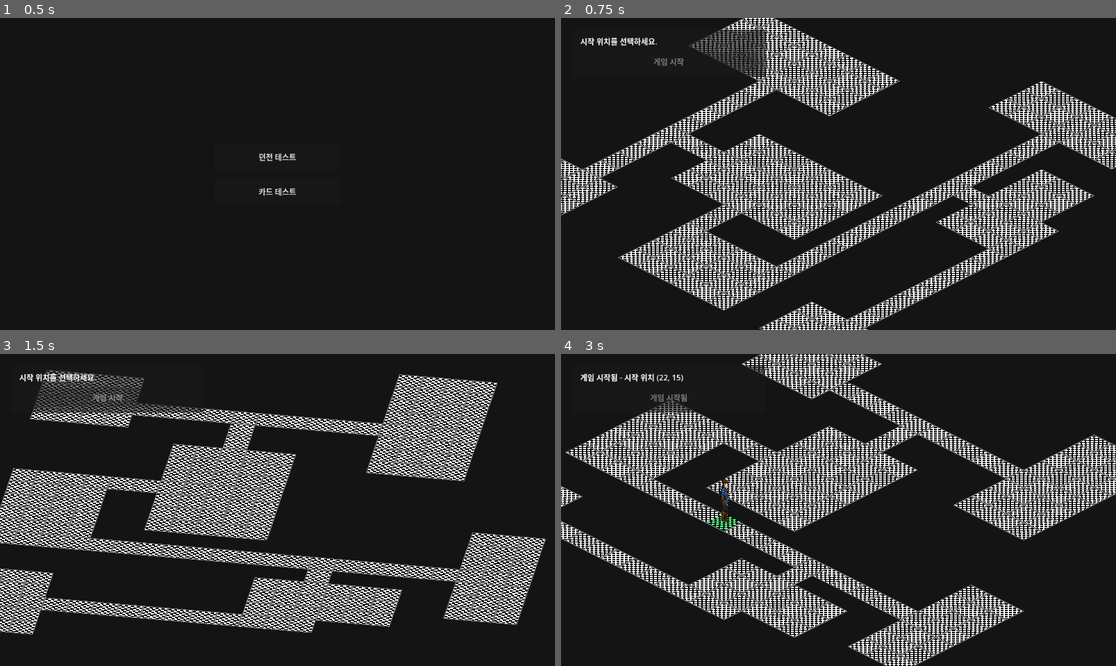
Above: before the commit, frames 1-4 (two rows, left to right).
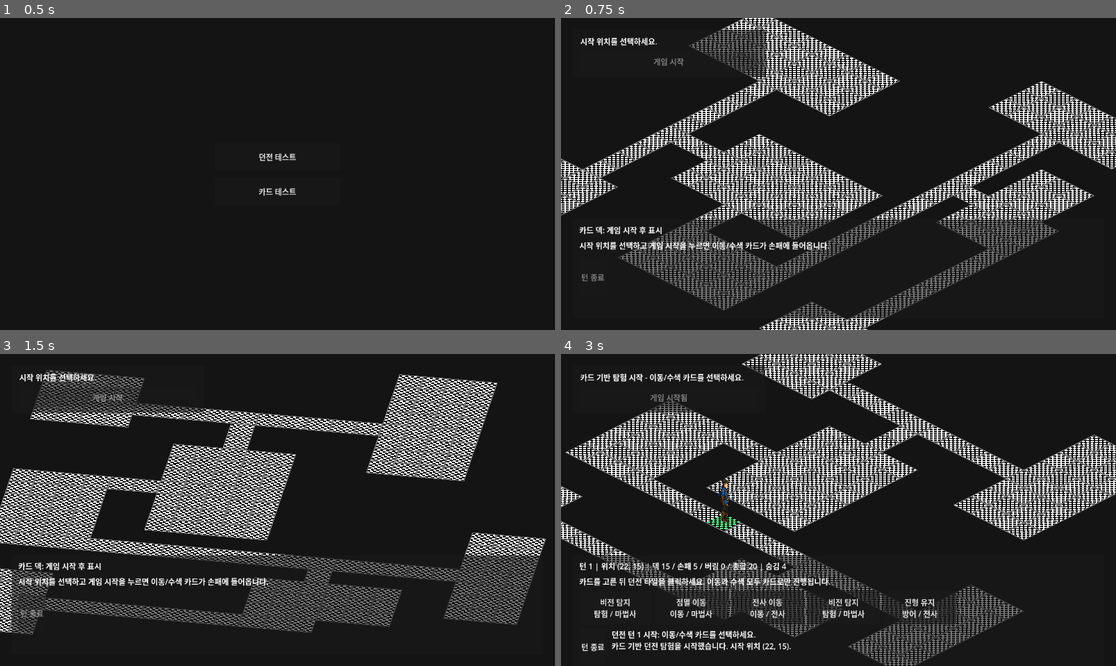
Above: after the commit, the same moments.

Repository: max884954/project_gyul
Game: Godot game, scene res://scenes/debug_menu.tscn
The game is run twice, just before and just after one commit, with the same random seed, the same clock (stepped at 60 frames per second) and the same inputs.
Inputs (mouse positions are in pixels of both pictures, inside the frame that each line leads up to):
- Up to frame 1 (0.5 s): no input
- Up to frame 2 (0.75 s): click "던전 테스트" at 0.5 s
- Up to frame 3 (1.5 s): tap Enter at 1.25 s; move the mouse to (399, 494) at 1.27 s; tap E at 1.35 s; click (399, 494) at 1.42 s
- Up to frame 4 (3 s): drag from (727, 525) to (810, 572) at 2.02 s; click "게임 시작" at 2.75 s

Frame 1 is identical in both runs. In frame 2, 6.3% of the frame differs, in the area x 3-90%, y 64-97%; in frame 3, 7.5%; in frame 4, 8.4%, in the area x 3-84%, y 6-100%.

Commit message:
feat: Phase 0 카드 기반 던전 이동 구현

Diff:
--- /dev/null
+++ b/project/scripts/cards/card_database.gd
@@ -0,0 +1,144 @@
+class_name DungeonCardDatabase
+extends RefCounted
+
+const JOB_WARRIOR := "warrior"
+const JOB_MAGE := "mage"
+const JOB_ROGUE := "rogue"
+const JOB_CLERIC := "cleric"
+
+const TYPE_MOVE := "이동"
+const TYPE_EXPLORE := "탐험"
+const TYPE_ATTACK := "공격"
+const TYPE_DEFENSE := "방어"
+const TYPE_SKILL := "스킬"
+const TYPE_HEAL := "치유"
+
+const TARGET_MOVE_CELL := "move_cell"
+const TARGET_SEARCH_CELL := "search_cell"
+const TARGET_SELF := "self"
+const TARGET_ENEMY := "enemy"
+const TARGET_ALLY := "ally"
+
+const PHASE0_CARDS := [
+	{
+		"id": "warrior_move",
+		"name": "전사 이동",
+		"job": JOB_WARRIOR,
+		"type": TYPE_MOVE,
+		"effect": "move_party",
+		"target_mode": TARGET_MOVE_CELL,
+		"range": 3,
+		"count": 4,
+		"description": "파티를 던전 격자에서 3칸 이동합니다."
+	},
+	{
+		"id": "warrior_guarded_step",
+		"name": "방패 전진",
+		"job": JOB_WARRIOR,
+		"type": TYPE_MOVE,
+		"effect": "move_party",
+		"target_mode": TARGET_MOVE_CELL,
+		"range": 2,
+		"block": 4,
+		"count": 2,
+		"description": "파티를 2칸 이동하고 다음 위험에 대비합니다."
+	},
+	{
+		"id": "warrior_hold_line",
+		"name": "진형 유지",
+		"job": JOB_WARRIOR,
+		"type": TYPE_DEFENSE,
+		"effect": "block",
+		"target_mode": TARGET_SELF,
+		"block": 6,
+		"count": 2,
+		"description": "현재 위치를 유지하고 방어 태세를 갖춥니다."
+	},
+	{
+		"id": "warrior_scout_corridor",
+		"name": "통로 경계",
+		"job": JOB_WARRIOR,
+		"type": TYPE_EXPLORE,
+		"effect": "search",
+		"target_mode": TARGET_SEARCH_CELL,
+		"range": 2,
+		"search_radius": 1,
+		"count": 2,
+		"description": "가까운 통로의 매복과 함정 징후를 확인합니다."
+	},
+	{
+		"id": "mage_blink",
+		"name": "점멸 이동",
+		"job": JOB_MAGE,
+		"type": TYPE_MOVE,
+		"effect": "move_party",
+		"target_mode": TARGET_MOVE_CELL,
+		"range": 4,
+		"count": 3,
+		"description": "마법으로 파티를 4칸까지 이동시킵니다."
+	},
+	{
+		"id": "mage_arcane_sight",
+		"name": "비전 탐지",
+		"job": JOB_MAGE,
+		"type": TYPE_EXPLORE,
+		"effect": "search",
+		"target_mode": TARGET_SEARCH_CELL,
+		"range": 5,
+		"search_radius": 2,
+		"count": 4,
+		"description": "넓은 범위의 숨겨진 보상, 함정, 우회로를 드러냅니다."
+	},
+	{
+		"id": "mage_barrier",
+		"name": "마력 장벽",
+		"job": JOB_MAGE,
+		"type": TYPE_DEFENSE,
+		"effect": "shield",
+		"target_mode": TARGET_SELF,
+		"shield": 8,
+		"count": 2,
+		"description": "던전 위험에 대비해 보호막을 준비합니다."
+	},
+	{
+		"id": "mage_probe",
+		"name": "마력 탐침",
+		"job": JOB_MAGE,
+		"type": TYPE_EXPLORE,
+		"effect": "search",
+		"target_mode": TARGET_SEARCH_CELL,
+		"range": 4,
+		"search_radius": 1,
+		"count": 1,
+		"description": "멀리 있는 의심 지점을 정밀 탐색합니다."
+	},
+]
+
+
+static func build_phase0_deck() -> Array[Dictionary]:
+	return _expand_specs(PHASE0_CARDS)
+
+
+static func _expand_specs(specs: Array) -> Array[Dictionary]:
+	var deck: Array[Dictionary] = []
+	for spec in specs:
+		var count := int(spec.get("count", 1))
+		for copy_index in range(count):
+			var card := (spec as Dictionary).duplicate(true)
+			card["instance_id"] = "%s_%02d" % [String(card["id"]), copy_index + 1]
+			deck.append(card)
+	return deck
+
+
+static func get_job_label(job: String) -> String:
+	match job:
+		JOB_WARRIOR:
+			return "전사"
+		JOB_MAGE:
+			return "마법사"
+		JOB_ROGUE:
+			return "도적"
+		JOB_CLERIC:
+			return "성직자"
+		_:
+			return job
--- /dev/null
+++ b/project/scripts/cards/deck_runtime.gd
@@ -0,0 +1,86 @@
+class_name DungeonDeckRuntime
+extends RefCounted
+
+var draw_pile: Array[Dictionary] = []
+var hand: Array[Dictionary] = []
+var discard_pile: Array[Dictionary] = []
+var event_log: Array[String] = []
+
+var _rng := RandomNumberGenerator.new()
+
+
+func setup(cards: Array[Dictionary], seed: int) -> void:
+	draw_pile = cards.duplicate(true)
+	hand.clear()
+	discard_pile.clear()
+	event_log.clear()
+	_rng.seed = seed
+	_shuffle(draw_pile)
+	event_log.append("고정 시드 %d로 던전 카드 덱 %d장을 섞었습니다." % [seed, draw_pile.size()])
+
+
+func draw_cards(count: int) -> int:
+	var drawn := 0
+	for _i in range(count):
+		if draw_pile.is_empty():
+			if discard_pile.is_empty():
+				break
+			_recycle_discard_into_draw()
+
+		if draw_pile.is_empty():
+			break
+
+		hand.append(draw_pile.pop_back())
+		drawn += 1
+
+	event_log.append("드로우 %d장. 덱 %d / 손패 %d / 버림 %d" % [
+		drawn,
+		draw_pile.size(),
+		hand.size(),
+		discard_pile.size(),
+	])
+	return drawn
+
+
+func play_card_at(hand_index: int) -> Dictionary:
+	if hand_index < 0 or hand_index >= hand.size():
+		return {}
+
+	var card := hand[hand_index]
+	hand.remove_at(hand_index)
+	discard_pile.append(card)
+	return card
+
+
+func get_total_count() -> int:
+	return draw_pile.size() + hand.size() + discard_pile.size()
+
+
+func get_counts_text() -> String:
+	return "덱 %d / 손패 %d / 버림 %d / 총합 %d" % [
+		draw_pile.size(),
+		hand.size(),
+		discard_pile.size(),
+		get_total_count(),
+	]
+
+
+func append_log(message: String) -> void:
+	event_log.append(message)
+	if event_log.size() > 80:
+		event_log.remove_at(0)
+
+
+func _recycle_discard_into_draw() -> void:
+	draw_pile = discard_pile.duplicate(true)
+	discard_pile.clear()
+	_shuffle(draw_pile)
+	event_log.append("덱이 비어 버림 더미를 섞어 새 덱으로 만들었습니다.")
+
+
+func _shuffle(cards: Array[Dictionary]) -> void:
+	for i in range(cards.size() - 1, 0, -1):
+		var swap_index := _rng.randi_range(0, i)
+		var temp := cards[i]
+		cards[i] = cards[swap_index]
+		cards[swap_index] = temp
--- /dev/null
+++ b/project/scripts/dungeon/card_dungeon_state.gd
@@ -0,0 +1,183 @@
+class_name CardDungeonState
+extends RefCounted
+
+const DungeonCardDatabase := preload("res://scripts/cards/card_database.gd")
+const DungeonDeckRuntime := preload("res://scripts/cards/deck_runtime.gd")
+
+const DRAW_PER_TURN := 5
+const INVALID_CELL := Vector2i(-9999, -9999)
+
+var deck := DungeonDeckRuntime.new()
+var floor_cells: Dictionary = {}
+var party_cell := INVALID_CELL
+var turn_number := 0
+var block := 0
+var shield := 0
+var hidden_points: Dictionary = {}
+var revealed_points: Dictionary = {}
+var event_log: Array[String] = []
+
+var _rng := RandomNumberGenerator.new()
+var _seed := 1205
+
+
+func setup(cells: Array[Vector2i], start_cell: Vector2i, seed: int = 1205) -> void:
+	_seed = seed
+	_rng.seed = seed
+	floor_cells.clear()
+	hidden_points.clear()
+	revealed_points.clear()
+	event_log.clear()
+	party_cell = start_cell
+	turn_number = 0
+	block = 0
+	shield = 0
+
+	for cell in cells:
+		floor_cells[cell] = true
+
+	if not floor_cells.has(party_cell):
+		party_cell = _first_floor_cell()
+
+	_build_hidden_points()
+	deck.setup(DungeonCardDatabase.build_phase0_deck(), seed)
+	start_turn()
+	_log("카드 기반 던전 탐험을 시작했습니다. 시작 위치 (%d, %d)." % [party_cell.x, party_cell.y])
+
+
+func start_turn() -> void:
+	turn_number += 1
+	block = 0
+	deck.draw_cards(DRAW_PER_TURN)
+	_log("던전 턴 %d 시작: 이동/수색 카드를 선택하세요." % turn_number)
+
+
+func end_turn() -> void:
+	_log("턴 종료: 던전 위험을 정리하고 다음 손패를 준비합니다.")
+	start_turn()
+
+
+func use_card(hand_index: int, target_cell: Vector2i) -> bool:
+	if hand_index < 0 or hand_index >= deck.hand.size():
+		_log("카드 사용 실패: 손패 인덱스가 올바르지 않습니다.")
+		return false
+
+	var card := deck.hand[hand_index]
+	if not is_valid_target(card, target_cell):
+		_log("%s 사용 실패: 대상 칸이 유효하지 않습니다." % String(card.get("name", "카드")))
+		return false
+
+	card = deck.play_card_at(hand_index)
+	match String(card["effect"]):
+		"move_party":
+			_move_party(card, target_cell)
+		"search":
+			_search_area(card, target_cell)
+		"block":
+			block += int(card.get("block", 0))
+			_log("%s: 현재 위치를 지키며 방어 +%d." % [card["name"], int(card.get("block", 0))])
+		"shield":
+			shield += int(card.get("shield", 0))
+			_log("%s: 던전 위험 대비 보호막 +%d." % [card["name"], int(card.get("shield", 0))])
+		_:
+			_log("%s: 아직 Phase 0에서 처리하지 않는 카드입니다." % String(card.get("name", "카드")))
+	return true
+
+
+func is_valid_target(card: Dictionary, target_cell: Vector2i) -> bool:
+	var target_mode := String(card.get("target_mode", ""))
+	match target_mode:
+		DungeonCardDatabase.TARGET_SELF:
+			return true
+		DungeonCardDatabase.TARGET_MOVE_CELL:
+			return floor_cells.has(target_cell) and _distance(party_cell, target_cell) <= int(card.get("range", 0))
+		DungeonCardDatabase.TARGET_SEARCH_CELL:
+			return floor_cells.has(target_cell) and _distance(party_cell, target_cell) <= int(card.get("range", 0))
+		_:
+			return false
+
+
+func get_revealed_cells() -> Array[Vector2i]:
+	var result: Array[Vector2i] = []
+	for cell in revealed_points.keys():
+		result.append(cell)
+	return result
+
+
+func get_hidden_count() -> int:
+	return hidden_points.size() - revealed_points.size()
+
+
+func get_summary_text() -> String:
+	return "턴 %d | 위치 (%d, %d) | %s | 숨김 %d" % [
+		turn_number,
+		party_cell.x,
+		party_cell.y,
+		deck.get_counts_text(),
+		get_hidden_count(),
+	]
+
+
+func _move_party(card: Dictionary, target_cell: Vector2i) -> void:
+	var before := party_cell
+	party_cell = target_cell
+	block += int(card.get("block", 0))
+	_log("%s: (%d, %d)에서 (%d, %d)로 이동." % [
+		card["name"],
+		before.x,
+		before.y,
+		target_cell.x,
+		target_cell.y,
+	])
+	if int(card.get("block", 0)) > 0:
+		_log("%s: 이동 후 방어 +%d." % [card["name"], int(card["block"])])
+
+
+func _search_area(card: Dictionary, target_cell: Vector2i) -> void:
+	var radius := int(card.get("search_radius", 1))
+	var found: Array[String] = []
+	for cell in hidden_points.keys():
+		if revealed_points.has(cell):
+			continue
+		if _distance(target_cell, cell) <= radius:
+			revealed_points[cell] = hidden_points[cell]
+			found.append("%s (%d, %d)" % [String(hidden_points[cell]), cell.x, cell.y])
+
+	if found.is_empty():
+		_log("%s: 새로운 단서를 찾지 못했습니다." % card["name"])
+	else:
+		_log("%s: %s 발견." % [card["name"], ", ".join(found)])
+
+
+func _build_hidden_points() -> void:
+	var cells: Array[Vector2i] = []
+	for cell in floor_cells.keys():
+		if cell != party_cell:
+			cells.append(cell)
+	cells.sort_custom(func(a: Vector2i, b: Vector2i) -> bool:
+		return a.x < b.x if a.x != b.x else a.y < b.y
+	)
+	var labels := ["숨겨진 보상", "함정 징후", "우회로", "매복 정보"]
+	var step := maxi(1, cells.size() / labels.size())
+	for i in range(labels.size()):
+		if cells.is_empty():
+			return
+		var index := mini(cells.size() - 1, i * step)
+		hidden_points[cells[index]] = labels[i]
+
+
+func _first_floor_cell() -> Vector2i:
+	for cell in floor_cells.keys():
+		return cell
+	return Vector2i.ZERO
+
+
+func _distance(a: Vector2i, b: Vector2i) -> int:
+	return absi(a.x - b.x) + absi(a.y - b.y)
+
+
+func _log(message: String) -> void:
+	event_log.append(message)
+	deck.append_log(message)
+	if event_log.size() > 80:
+		event_log.remove_at(0)
--- a/project/scripts/dungeon_grid_view.gd
+++ b/project/scripts/dungeon_grid_view.gd
@@ -1,5 +1,8 @@
 @tool
 extends Node3D
+
+const CardDungeonState := preload("res://scripts/dungeon/card_dungeon_state.gd")
+const DungeonCardDatabase := preload("res://scripts/cards/card_database.gd")
 
 const MAP_SIZE := Vector2i(34, 26)
 const ROOM_COUNT := 7
@@ -58,10 +61,18 @@
 var _floor_material: StandardMaterial3D
 var _focus_material: StandardMaterial3D
 var _start_material: StandardMaterial3D
+var _revealed_material: StandardMaterial3D
 var _border_material: StandardMaterial3D
 var _character_material: StandardMaterial3D
 var _character_texture: Texture2D
 var _character_node: MeshInstance3D
+var _card_state := CardDungeonState.new()
+var _selected_hand_index := -1
+var _deck_label: Label
+var _card_help_label: Label
+var _hand_container: HBoxContainer
+var _end_turn_button: Button
+var _log_view: RichTextLabel
 
 
 func _ready() -> void:
@@ -83,6 +94,7 @@
 		_start_button.pressed.connect(_start_game)
 
 	_update_status("시작 위치를 선택하세요.")
+	_build_card_ui()
 
 
 func _setup_camera() -> void:
@@ -112,7 +124,11 @@
 
 func _handle_mouse_button(event: InputEventMouseButton) -> void:
 	if event.button_index == MOUSE_BUTTON_LEFT and event.pressed:
-		_select_start_cell(_get_mouse_grid_cell())
+		var cell := _get_mouse_grid_cell()
+		if _game_started:
+			_use_selected_card_on_cell(cell)
+		else:
+			_select_start_cell(cell)
 	elif event.button_index == MOUSE_BUTTON_MIDDLE:
 		_is_zoom_dragging = event.pressed
 	elif event.pressed and event.button_index == MOUSE_BUTTON_WHEEL_UP:
@@ -345,10 +361,13 @@
 		return
 
 	_game_started = true
+	_selected_hand_index = -1
+	_card_state.setup(_get_floor_cells_array(), _selected_start_cell, 1205)
 	if _start_button != null:
 		_start_button.disabled = true
 		_start_button.text = "게임 시작됨"
-	_update_status("게임 시작됨 - 시작 위치 (%d, %d)" % [_selected_start_cell.x, _selected_start_cell.y])
+	_update_status("카드 기반 탐험 시작 - 이동/수색 카드를 선택하세요.")
+	_refresh_card_ui()
 
 
 func _place_character(cell: Vector2i) -> void:
@@ -423,6 +442,19 @@
 	_start_material.albedo_color = Color(0.35, 1.0, 0.55, 1.0)
 	_start_material.albedo_texture = _load_floor_texture()
 	return _start_material
+
+
+func _get_revealed_material() -> StandardMaterial3D:
+	if _revealed_material != null:
+		return _revealed_material
+
+	_revealed_material = StandardMaterial3D.new()
+	_revealed_material.shading_mode = BaseMaterial3D.SHADING_MODE_UNSHADED
+	_revealed_material.cull_mode = BaseMaterial3D.CULL_DISABLED
+	_revealed_material.texture_filter = BaseMaterial3D.TEXTURE_FILTER_NEAREST
+	_revealed_material.albedo_color = Color(0.35, 0.62, 1.0, 1.0)
+	_revealed_material.albedo_texture = _load_floor_texture()
+	return _revealed_material
 
 
 func _get_border_material() -> StandardMaterial3D:
@@ -533,10 +565,163 @@
 	elif focused:
 		tile.material_override = _get_focus_material()
 		tile.position = _get_tile_position(cell) + Vector3.UP * 0.04
+	elif _game_started and _card_state.revealed_points.has(cell):
+		tile.material_override = _get_revealed_material()
+		tile.position = _get_tile_position(cell) + Vector3.UP * 0.02
 	else:
 		tile.material_override = _get_floor_material()
 		tile.position = _get_tile_position(cell)
 	tile.scale = Vector3.ONE
+
+
+func _build_card_ui() -> void:
+	var canvas := get_node_or_null("CanvasLayer") as CanvasLayer
+	if canvas == null or Engine.is_editor_hint():
+		return
+
+	var panel := PanelContainer.new()
+	panel.name = "CardPanel"
+	panel.anchor_left = 0.0
+	panel.anchor_top = 1.0
+	panel.anchor_right = 1.0
+	panel.anchor_bottom = 1.0
+	panel.offset_left = 24.0
+	panel.offset_top = -230.0
+	panel.offset_right = -24.0
+	panel.offset_bottom = -24.0
+	canvas.add_child(panel)
+
+	var margin := MarginContainer.new()
+	margin.add_theme_constant_override("margin_left", 14)
+	margin.add_theme_constant_override("margin_top", 10)
+	margin.add_theme_constant_override("margin_right", 14)
+	margin.add_theme_constant_override("margin_bottom", 10)
+	panel.add_child(margin)
+
+	var root := VBoxContainer.new()
+	root.add_theme_constant_override("separation", 8)
+	margin.add_child(root)
+
+	_deck_label = Label.new()
+	root.add_child(_deck_label)
+
+	_card_help_label = Label.new()
+	_card_help_label.autowrap_mode = TextServer.AUTOWRAP_WORD_SMART
+	root.add_child(_card_help_label)
+
+	_hand_container = HBoxContainer.new()
+	_hand_container.add_theme_constant_override("separation", 8)
+	root.add_child(_hand_container)
+
+	var bottom := HBoxContainer.new()
+	bottom.add_theme_constant_override("separation", 10)
+	root.add_child(bottom)
+
+	_end_turn_button = Button.new()
+	_end_turn_button.text = "턴 종료"
+	_end_turn_button.disabled = true
+	_end_turn_button.pressed.connect(_on_end_turn_pressed)
+	bottom.add_child(_end_turn_button)
+
+	_log_view = RichTextLabel.new()
+	_log_view.custom_minimum_size = Vector2(520.0, 76.0)
+	_log_view.size_flags_horizontal = Control.SIZE_EXPAND_FILL
+	_log_view.scroll_following = true
+	bottom.add_child(_log_view)
+	_refresh_card_ui()
+
+
+func _refresh_card_ui() -> void:
+	if _deck_label == null or _hand_container == null:
+		return
+
+	for child in _hand_container.get_children():
+		child.queue_free()
+
+	if not _game_started:
+		_deck_label.text = "카드 덱: 게임 시작 후 표시"
+		_card_help_label.text = "시작 위치를 선택하고 게임 시작을 누르면 이동/수색 카드가 손패에 들어옵니다."
+		if _end_turn_button != null:
+			_end_turn_button.disabled = true
+		return
+
+	_deck_label.text = _card_state.get_summary_text()
+	_card_help_label.text = "카드를 고른 뒤 던전 타일을 클릭하세요. 이동과 수색 모두 카드로만 진행됩니다."
+	if _selected_hand_index >= 0 and _selected_hand_index < _card_state.deck.hand.size():
+		var selected_card := _card_state.deck.hand[_selected_hand_index]
+		_card_help_label.text = "%s 대상 선택 중: %s" % [selected_card["name"], selected_card["description"]]
+
+	for i in range(_card_state.deck.hand.size()):
+		var card := _card_state.deck.hand[i]
+		var button := Button.new()
+		button.custom_minimum_size = Vector2(150.0, 70.0)
+		button.text = "%s\n%s / %s" % [
+			String(card["name"]),
+			String(card["type"]),
+			DungeonCardDatabase.get_job_label(String(card["job"])),
+		]
+		button.tooltip_text = String(card["description"])
+		button.disabled = i == _selected_hand_index
+		button.pressed.connect(_on_card_button_pressed.bind(i))
+		_hand_container.add_child(button)
+
+	if _end_turn_button != null:
+		_end_turn_button.disabled = false
+	if _log_view != null:
+		_log_view.text = "\n".join(_card_state.event_log.slice(maxi(0, _card_state.event_log.size() - 5), _card_state.event_log.size()))
+
+
+func _on_card_button_pressed(hand_index: int) -> void:
+	if not _game_started or hand_index < 0 or hand_index >= _card_state.deck.hand.size():
+		return
+
+	var card := _card_state.deck.hand[hand_index]
+	if String(card.get("target_mode", "")) == DungeonCardDatabase.TARGET_SELF:
+		_card_state.use_card(hand_index, _card_state.party_cell)
+		_selected_hand_index = -1
+	else:
+		_selected_hand_index = hand_index
+	_refresh_card_ui()
+
+
+func _use_selected_card_on_cell(cell: Vector2i) -> void:
+	if _selected_hand_index < 0:
+		_update_status("먼저 이동 또는 수색 카드를 선택하세요.")
+		return
+	if cell == INVALID_CELL:
+		_update_status("카드 대상이 될 던전 타일을 선택하세요.")
+		return
+
+	var did_play := _card_state.use_card(_selected_hand_index, cell)
+	if did_play:
+		_selected_hand_index = -1
+		_selected_start_cell = _card_state.party_cell
+		_place_character(_card_state.party_cell)
+		_refresh_revealed_tiles()
+	_update_status(_card_state.get_summary_text())
+	_refresh_card_ui()
+
+
+func _on_end_turn_pressed() -> void:
+	if not _game_started:
+		return
+
+	_selected_hand_index = -1
+	_card_state.end_turn()
+	_update_status(_card_state.get_summary_text())
+	_refresh_card_ui()
+
+
+func _refresh_revealed_tiles() -> void:
+	for cell in _card_state.get_revealed_cells():
+		_set_tile_focused(cell, cell == _hovered_cell)
+
+
+func _get_floor_cells_array() -> Array[Vector2i]:
+	var result: Array[Vector2i] = []
+	for cell in _floor_cells.keys():
+		result.append(cell)
+	return result
 
 
 func _get_tile_position(cell: Vector2i) -> Vector3:
--- /dev/null
+++ b/project/scripts/tests/phase0_card_dungeon_smoke_test.gd
@@ -0,0 +1,108 @@
+extends SceneTree
+
+const DungeonCardDatabase := preload("res://scripts/cards/card_database.gd")
+const CardDungeonState := preload("res://scripts/dungeon/card_dungeon_state.gd")
+
+const DUNGEON_SCENE := "res://scenes/dungeon_grid_view.tscn"
+
+var _failures: Array[String] = []
+
+
+func _initialize() -> void:
+	call_deferred("_run")
+
+
+func _run() -> void:
+	_test_phase0_deck()
+	_test_card_based_movement_and_search()
+	await _test_scene_loads()
+
+	if _failures.is_empty():
+		print("Phase 0 card dungeon smoke test passed.")
+		quit(0)
+	else:
+		for failure in _failures:
+			push_error(failure)
+		quit(1)
+
+
+func _test_phase0_deck() -> void:
+	var deck := DungeonCardDatabase.build_phase0_deck()
+	_expect(deck.size() == 20, "Phase 0 deck should contain 20 cards.")
+	_expect(_count_type(deck, DungeonCardDatabase.TYPE_MOVE) >= 9, "Phase 0 deck should prioritize movement cards.")
+	_expect(_count_type(deck, DungeonCardDatabase.TYPE_EXPLORE) >= 7, "Phase 0 deck should include search cards.")
+
+
+func _test_card_based_movement_and_search() -> void:
+	var state := CardDungeonState.new()
+	state.setup(_make_test_cells(), Vector2i(0, 0), 1205)
+	_expect(state.deck.hand.size() == 5, "Dungeon turn should draw 5 cards.")
+	_expect(state.deck.get_total_count() == 20, "Deck, hand, and discard should conserve card count.")
+
+	var move_card := _find_card("warrior_move")
+	state.deck.hand.append(move_card)
+	var move_index := state.deck.hand.size() - 1
+	_expect(state.use_card(move_index, Vector2i(2, 0)), "Movement card should be playable on a reachable dungeon tile.")
+	_expect(state.party_cell == Vector2i(2, 0), "Movement card should update dungeon party coordinates.")
+	_expect(state.deck.discard_pile.back()["id"] == "warrior_move", "Used movement card should move to discard pile.")
+
+	var first_hidden := _first_hidden_cell(state)
+	var search_card := _find_card("mage_arcane_sight")
+	state.deck.hand.append(search_card)
+	var search_index := state.deck.hand.size() - 1
+	_expect(state.use_card(search_index, first_hidden), "Search card should be playable on a reachable search target.")
+	_expect(state.revealed_points.has(first_hidden), "Search card should reveal hidden dungeon information.")
+
+	state.deck.draw_pile.clear()
+	state.deck.discard_pile = [move_card.duplicate(true), search_card.duplicate(true)]
+	var hand_before := state.deck.hand.size()
+	var drawn := state.deck.draw_cards(2)
+	_expect(drawn == 2, "Deck should recycle discard pile when draw pile is empty.")
+	_expect(state.deck.hand.size() == hand_before + 2, "Recycled cards should enter the hand.")
+
+
+func _test_scene_loads() -> void:
+	var scene := load(DUNGEON_SCENE) as PackedScene
+	_expect(scene != null, "Dungeon grid scene should load.")
+	if scene == null:
+		return
+	var instance := scene.instantiate()
+	root.add_child(instance)
+	await process_frame
+	root.remove_child(instance)
+	instance.queue_free()
+	await process_frame
+
+
+func _make_test_cells() -> Array[Vector2i]:
+	var cells: Array[Vector2i] = []
+	for y in range(4):
+		for x in range(6):
+			cells.append(Vector2i(x, y))
+	return cells
+
+
+func _find_card(card_id: String) -> Dictionary:
+	for card in DungeonCardDatabase.build_phase0_deck():
+		if card["id"] == card_id:
+			return card
+	return {}
+
+
+func _first_hidden_cell(state: CardDungeonState) -> Vector2i:
+	for cell in state.hidden_points.keys():
+		return cell
+	return Vector2i.ZERO
+
+
+func _count_type(deck: Array[Dictionary], card_type: String) -> int:
+	var count := 0
+	for card in deck:
+		if card["type"] == card_type:
+			count += 1
+	return count
+
+
+func _expect(condition: bool, message: String) -> void:
+	if not condition:
+		_failures.append(message)
